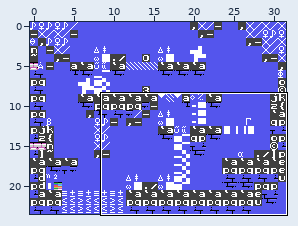
An edit to a level. Tiled map, games/stevedore/maps/stage_14.tmx. Above: a wide view before the commit, with the close-up outlined.
Close-up. The starting point:
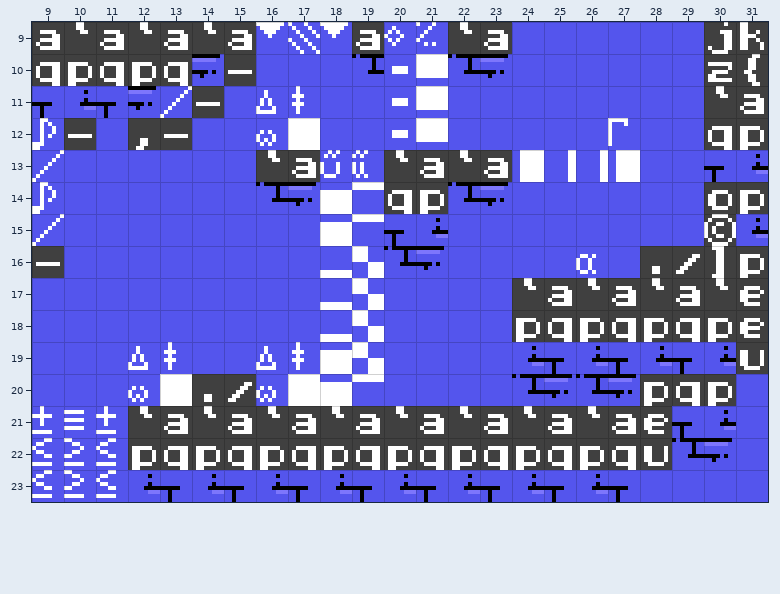
Cells are 8x8 px. Shown: x 9..31, y 9..23.
After the commit:
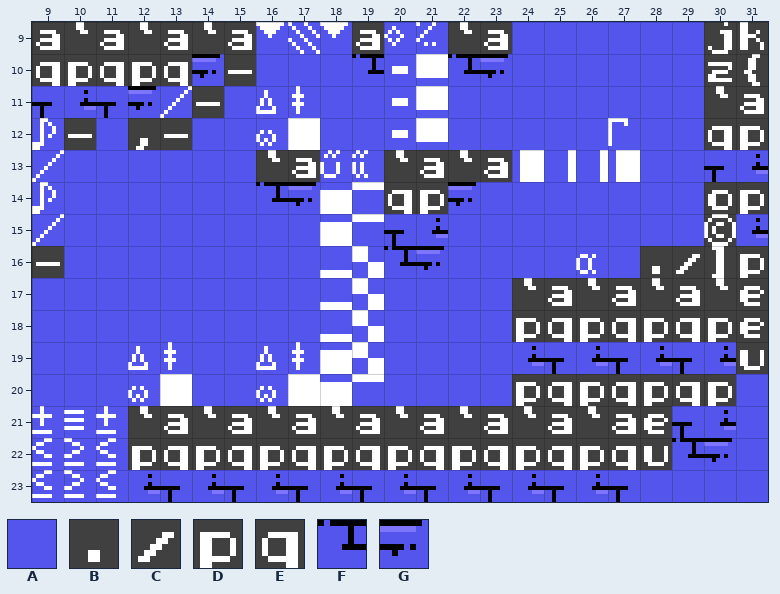
Key: from "charset": A 0, B 46, C 47, D 112, E 113, F 144, G 145.
_ is an empty cell.
Diff:
Layer "Capa de Patrones 1":
y 14: x 22..23 FG -> GA
y 20: x 14..15 BC -> AA; x 24..27 FGFG -> DEDE
